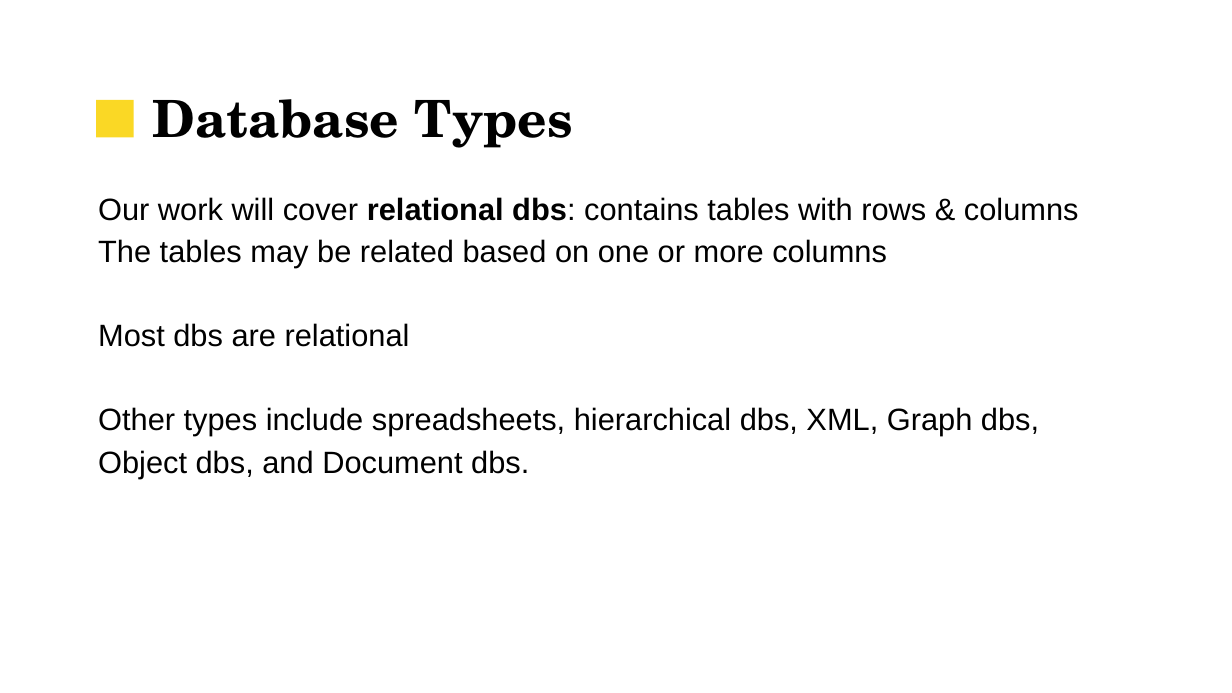
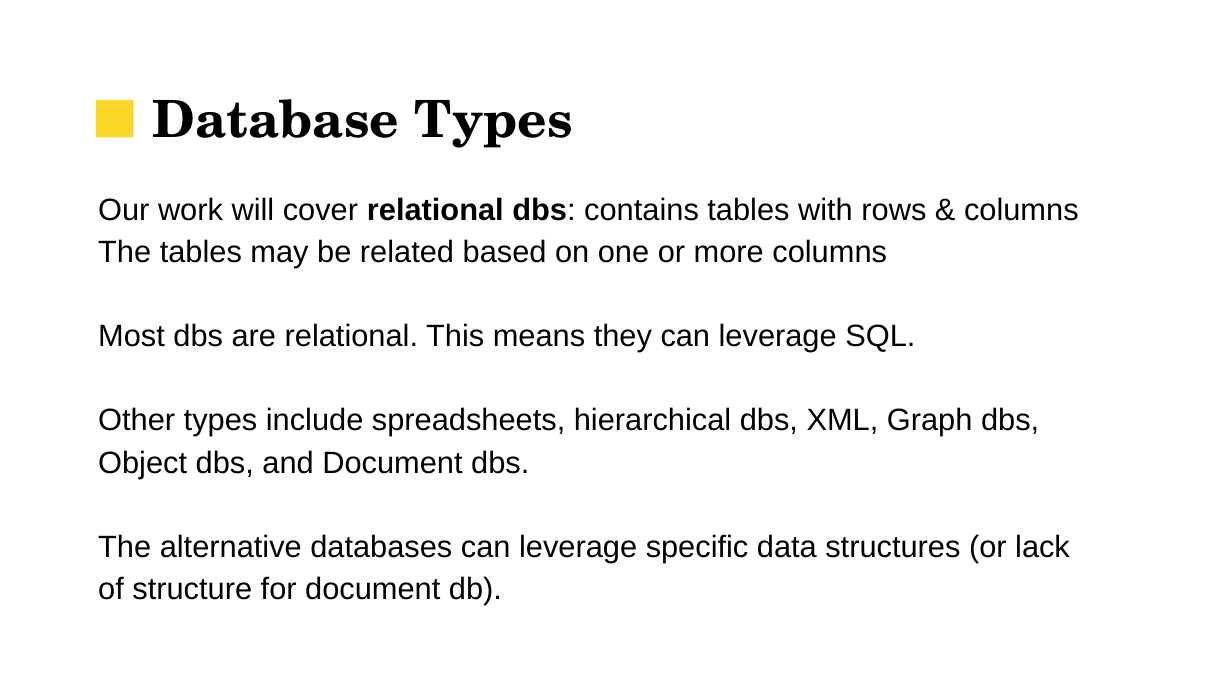
Before and after one commit to UVADS/data_engineering, a slide deck: slide 4 of database_sw_kills/db_design.pptx. Drawn at 1232x693 pixels with LibreOffice and Linux fonts; fonts in the diff are those of the drawing; background and template pictures are left out. Boxes give left, top, right and bottom in pixels: in the first picture for what was removed or moved away, otherwise in the second. Text is boxed around its words. In the diff, an @@ line names an element or a change of style, - is before the commit and + after.

```diff
--- a/database_sw_kills/db_design.pptx
+++ b/database_sw_kills/db_design.pptx
@@ text at (98, 323, 915, 352): text changed @@
-Most dbs are relational
+Most dbs are relational. This means they can leverage SQL.
@@ text at (98, 534, 1070, 605): paragraph added @@
+The alternative databases can leverage specific data structures (or lack of structure for document db).
```
Also in this commit, not shown: 2 other slides changed, 1 other file.
